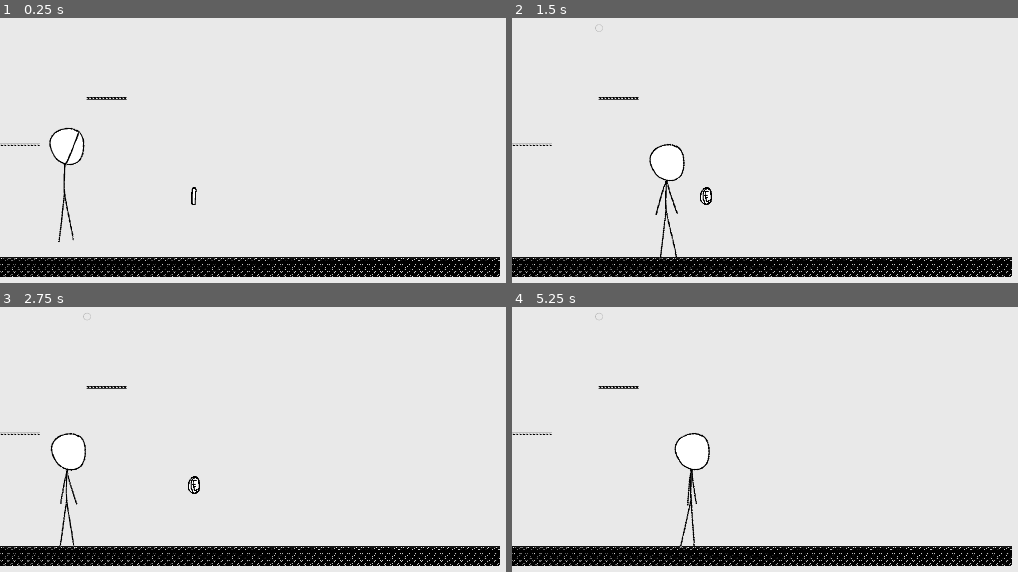
Above: before the commit, frames 1-4 (two rows, left to right).
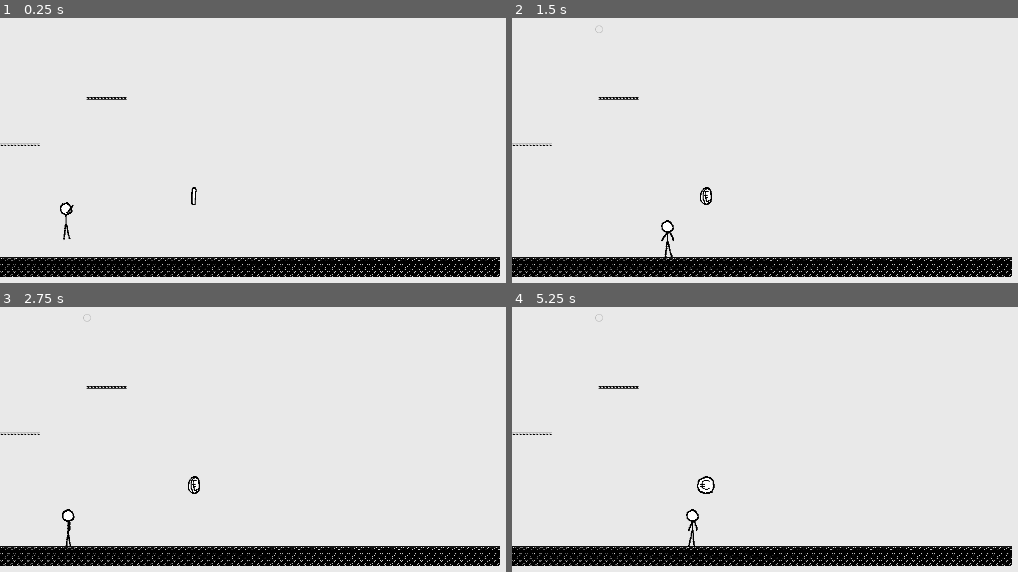
Above: after the commit, the same moments.

Repository: dennis-jung/ggj2025
Game: Godot game, scene res://scenes/tileset_test/game.tscn
Same seed, same stepped clock (60 frames per second), same inputs: the game is played once before the commit and once after it.
Inputs (mouse positions are in pixels of both pictures, inside the frame that each line leads up to):
- Up to frame 1 (0.25 s): no input
- Up to frame 2 (1.5 s): tap Enter (ui_accept) at 0.5, 0.77 s; move the mouse to (outside the picture) at 0.52 s; hold Right (ui_right) 0.53-1.25 s; tap B (create_bubble) at 0.6 s; click (outside the picture) at 0.67 s; drag from (749, 243) to (997, 232) at 1.27 s
- Up to frame 3 (2.75 s): move the mouse to (480, 413) at 2.02 s; hold Left (ui_left) from 2.03 s (still down); tap U at 2.1 s
- Up to frame 4 (5.25 s): release Left (ui_left) at 2.75 s; drag from (outside the picture) to (704, 484) at 2.77 s; move the mouse to (outside the picture) at 3.52 s; hold Right (ui_right) 3.53-4.25 s; tap Tab at 3.6 s; tap Enter (ui_accept) at 3.77 s; drag from (673, 444) to (997, 521) at 4.27 s; move the mouse to (952, 511) at 5.02 s; hold Right (ui_right) from 5.03 s (still down); tap O at 5.1 s; click (952, 511) at 5.17 s

The runs differ from the first frame. In frame 1, 0.5% of the frame differs, in the area x 9-17%, y 41-85%; in frame 2, 0.5%; in frame 3, 0.5%; in frame 4, 0.6%, in the area x 16-41%, y 2-91%.

Commit message:
updated sticky

Diff:
--- a/scenes/sticky/sticky.tscn
+++ b/scenes/sticky/sticky.tscn
@@ -1,15 +1,15 @@
 [gd_scene load_steps=14 format=3 uid="uid://dtpks5xx7tr3"]
 
-[ext_resource type="Texture2D" uid="uid://bfh1ggc2jrriq" path="res://scenes/sticky/sticky.png" id="1_ejckx"]
 [ext_resource type="Script" path="res://scenes/sticky/sticky.gd" id="1_xppfj"]
 [ext_resource type="Script" path="res://scripts/state_machine.gd" id="3_luuip"]
 [ext_resource type="Script" path="res://scenes/sticky/walking.gd" id="4_b1ufu"]
 [ext_resource type="Script" path="res://scenes/sticky/idle.gd" id="5_20xhb"]
+[ext_resource type="Texture2D" uid="uid://dsj2ignirnia2" path="res://scenes/sticky/stickyv2.png" id="6_ey2hv"]
 [ext_resource type="Script" path="res://scenes/sticky/falling.gd" id="6_fu2eg"]
 
 [sub_resource type="CapsuleShape2D" id="CapsuleShape2D_iowla"]
-radius = 28.0
-height = 268.0
+radius = 13.0
+height = 84.0
 
 [sub_resource type="Animation" id="Animation_m2bi7"]
 length = 0.001
@@ -418,7 +418,7 @@
 script = ExtResource("1_xppfj")
 
 [node name="CollisionShape2D" type="CollisionShape2D" parent="."]
-position = Vector2(8, -133)
+position = Vector2(8, -44)
 shape = SubResource("CapsuleShape2D_iowla")
 
 [node name="AnimationPlayer" type="AnimationPlayer" parent="."]
@@ -444,64 +444,63 @@
 script = ExtResource("6_fu2eg")
 
 [node name="polygons" type="Node2D" parent="."]
-position = Vector2(-63, -275)
+position = Vector2(-13, -89)
 
 [node name="arm_left" type="Polygon2D" parent="polygons"]
 position = Vector2(-1, -4)
-texture = ExtResource("1_ejckx")
+texture = ExtResource("6_ey2hv")
 skeleton = NodePath("../Skeleton2D")
-polygon = PackedVector2Array(73.8844, 97.5271, 68.4626, 95.7198, 69.5257, 106.457, 76.2233, 128.889, 93.0204, 176.729, 97.4855, 176.941, 99.0801, 173.965)
-uv = PackedVector2Array(73.8844, 97.5271, 68.4626, 95.7198, 69.5257, 106.457, 76.2233, 128.889, 93.0204, 176.729, 97.4855, 176.941, 99.0801, 173.965)
+polygon = PackedVector2Array(28.3426, 28.5663, 22.183, 28.8596, 22.5497, 31.9394, 29.8825, 43.8918, 33.2556, 53.7911, 38.2419, 53.8645, 37.8752, 41.8387)
+uv = PackedVector2Array(28.3426, 28.5663, 22.183, 28.8596, 22.5497, 31.9394, 29.8825, 43.8918, 33.2556, 53.7911, 38.2419, 53.8645, 37.8752, 41.8387)
 bones = ["hip", PackedFloat32Array(0, 0, 0, 0, 0, 0, 0), "hip/body", PackedFloat32Array(0, 0, 0, 0, 0, 0, 0), "hip/body …(552 unchanged characters)…
 
 [node name="head" type="Polygon2D" parent="polygons"]
-texture = ExtResource("1_ejckx")
+texture = ExtResource("6_ey2hv")
 skeleton = NodePath("../Skeleton2D")
-polygon = PackedVector2Array(92.0676, 5.43029, 67.0411, 4.72199, 44.8477, 11.805, 29.029, 39.9009, 38.7091, 75.0798, 57.1249, 93.7317, 87.5818, 100.342, 116.622, 84.7599, 122.052, 37.3038, 111.428, 9.44399)
-uv = PackedVector2Array(92.0676, 5.43029, 67.0411, 4.72199, 44.8477, 11.805, 29.029, 39.9009, 38.7091, 75.0798, 57.1249, 93.7317, 87.5818, 100.342, 116.622, 84.7599, 122.052, 37.3038, 111.428, 9.44399)
-bones = ["hip", PackedFloat32Array(0, 0, 0, 0, 0, 0, 0, 0, 0, 0), "hip/body", PackedFloat32Array(0, 0, 0, 0, 0, 0, 0, 0, 0, 0), "hip/body/head", PackedFloat32Array(1, 1, 1, 1, 1, 1, 1, 1, 1, 1), "hip/body/left_arm", PackedFloat32Array(0, 0, 0, 0, 0, 0, 0, 0, 0, 0), "hip/body/left_arm/hand", PackedFloat32Array(0, 0, 0, 0, 0, 0, 0, 0, 0, 0), "hip/body/right_arm", PackedFloat32Array(0, 0, 0, 0, 0, 0, 0, 0, 0, 0), "hip/body/right_arm/hand", PackedFloat32Array(0, 0, 0, 0, 0, 0, 0, 0, 0, 0), "hip/left_leg", PackedFloat32Array(0, 0, 0, 0, 0, 0, 0, 0, 0, 0), "hip/left_leg/Bone2D", PackedFloat32Array(0, 0, 0, 0, 0, 0, 0, 0, 0, 0), "hip/right_leg", PackedFloat32Array(0, 0, 0, 0, 0, 0, 0, 0, 0, 0), "hip/right_leg/Bone2D", PackedFloat32Array(0, 0, 0, 0, 0, 0, 0, 0, 0, 0)]
+polygon = PackedVector2Array(10.7736, 0.807006, 4.83401, 8.1398, 5.93394, 23.3187, 13.78, 28.6716, 35.4118, 28.3783, 45.8243, 17.7458, 34.8251, 1.90692, 27.0524, -2.19944)
+uv = PackedVector2Array(10.7736, 0.807006, 4.83401, 8.1398, 5.93394, 23.3187, 13.78, 28.6716, 35.4118, 28.3783, 45.8243, 17.7458, 34.8251, 1.90692, 27.0524, -2.19944)
+bones = ["hip", PackedFloat32Array(0, 0, 0, 0, 0, 0, 0, 0), "hip/body", PackedFloat32Array(0, 0, 0, 0, 0, 0, 0, 0), "hip/body/head", PackedFloat32Array(1, 1, 1, 1, 1, 1, 1, 1), "hip/body/left_arm", PackedFloat32Array(0, 0, 0, 0, 0, 0, 0, 0), "hip/body/left_arm/hand", PackedFloat32Array(0, 0, 0, 0, 0, 0, 0, 0), "hip/body/right_arm", PackedFloat32Array(0, 0, 0, 0, 0, 0, 0, 0), "hip/body/right_arm/hand", PackedFloat32Array(0, 0, 0, 0, 0, 0, 0, 0), "hip/left_leg", PackedFloat32Array(0, 0, 0, 0, 0, 0, 0, 0), "hip/left_leg/Bone2D", PackedFloat32Array(0, 0, 0, 0, 0, 0, 0, 0), "hip/right_leg", PackedFloat32Array(0, 0, 0, 0, 0, 0, 0, 0), "hip/right_leg/Bone2D", PackedFloat32Array(0, 0, 0, 0, 0, 0, 0, 0)]
 
 [node name="arm_right" type="Polygon2D" parent="polygons"]
 position = Vector2(2, -2)
-texture = ExtResource("1_ejckx")
+texture = ExtResource("6_ey2hv")
 skeleton = NodePath("../Skeleton2D")
-polygon = PackedVector2Array(61.3983, 92.7955, 67.1059, 94.2882, 64.9984, 103.508, 46.7342, 165.677, 41.5617, 180.605, 35.6785, 177.707)
-uv = PackedVector2Array(61.3983, 92.7955, 67.1059, 94.2882, 64.9984, 103.508, 46.7342, 165.677, 41.5617, 180.605, 35.6785, 177.707)
-bones = ["hip", PackedFloat32Array(0, 0, 0, 0, 0, 0), "hip/body", PackedFloat32Array(0, 0, 0, 0, 0, 0), "hip/body/head", PackedFloat32Array(0, 0, 0, 0, 0, 0), "hip/body/left_arm", PackedFloat32Array(0, 0, 0, 0, 0, 0), "hip/body/left_arm/hand", PackedFloat32Array(0, 0, 0, 0, 0, 0), "hip/body/right_arm", PackedFloat32Array(1, 1, 1, 1, 1, 1), "hip/body/right_arm/hand", PackedFloat32Array(0, 0, 0, 0, 0, 0), "hip/left_leg", PackedFloat32Array(0, 0, 0, 0, 0, 0), "hip/left_leg/Bone2D", PackedFloat32Array(0, 0, 0, 0, 0, 0), "hip/right_leg", PackedFloat32Array(0, 0, 0, 0, 0, 0), "hip/right_leg/Bone2D", PackedFloat32Array(0, 0, 0, 0, 0, 0)]
+polygon = PackedVector2Array(14.88, 28.9649, 19.7196, 29.8449, 17.9597, 35.3445, 9.30702, 49.0568, 7.25384, 52.2099, 1.53426, 52.0632, 1.46093, 46.9303)
+uv = PackedVector2Array(14.88, 28.9649, 19.7196, 29.8449, 17.9597, 35.3445, 9.30702, 49.0568, 7.25384, 52.2099, 1.53426, 52.0632, 1.46093, 46.9303)
+bones = ["hip", PackedFloat32Array(0, 0, 0, 0, 0, 0, 0), "hip/body", PackedFloat32Array(0, 0, 0, 0, 0, 0, 0), "hip/body/head", PackedFloat32Array(0, 0, 0, 0, 0, 0, 0), "hip/body/left_arm", PackedFloat32Array(0, 0, 0, 0, 0, 0, 0), "hip/body/left_arm/hand", PackedFloat32Array(0, 0, 0, 0, 0, 0, 0), "hip/body/right_arm", PackedFloat32Array(1, 1, 1, 1, 1, 1, 1), "hip/body/right_arm/hand", PackedFloat32Array(0, 0, 0, 0, 0, 0, 0), "hip/left_leg", PackedFloat32Array(0, 0, 0, 0, 0, 0, 0), "hip/left_leg/Bone2D", PackedFloat32Array(0, 0, 0, 0, 0, 0, 0), "hip/right_leg", PackedFloat32Array(0, 0, 0, 0, 0, 0, 0), "hip/right_leg/Bone2D", PackedFloat32Array(0, 0, 0, 0, 0, 0, 0)]
 
 [node name="torso" type="Polygon2D" parent="polygons"]
-texture = ExtResource("1_ejckx")
+texture = ExtResource("6_ey2hv")
 skeleton = NodePath("../Skeleton2D")
-polygon = PackedVector2Array(66.1635, 94.9238, 68.7308, 95.694, 70.5279, 167.706, 61.7992, 168.091)
-uv = PackedVector2Array(66.1635, 94.9238, 68.7308, 95.694, 70.5279, 167.706, 61.7992, 168.091)
-bones = ["hip", PackedFloat32Array(0, 0, 0, 0), "hip/body", PackedFloat32Array(1, 1, 1, 1), "hip/body/head", PackedFloat32Array(0, 0, 0, 0), "hip/body/left_arm", PackedFloat32Array(0, 0, 0, 0), "hip/body/left_arm/hand", PackedFloat32Array(0, 0, 0, 0), "hip/body/right_arm", PackedFloat32Array(0, 0, 0, 0), "hip/body/right_arm/hand", PackedFloat32Array(0, 0, 0, 0), "hip/left_leg", PackedFloat32Array(0, 0, 0, 0), "hip/left_leg/Bone2D", PackedFloat32Array(0, 0, 0, 0), "hip/right_leg", PackedFloat32Array(0, 0, 0, 0), "hip/right_leg/Bone2D", PackedFloat32Array(0, 0, 0, 0)]
+polygon = PackedVector2Array(18.473, 28.6716, 20.5262, 27.4251, 22.4327, 28.8916, 23.0193, 50.23, 20.4529, 58.6628, 18.8397, 52.5032)
+uv = PackedVector2Array(18.473, 28.6716, 20.5262, 27.4251, 22.4327, 28.8916, 23.0193, 50.23, 20.4529, 58.6628, 18.8397, 52.5032)
+bones = ["hip", PackedFloat32Array(1, 1, 1, 1, 1, 1), "hip/body", PackedFloat32Array(0, 0, 0, 0, 0, 0), "hip/body/head", PackedFloat32Array(0, 0, 0, 0, 0, 0), "hip/body/left_arm", PackedFloat32Array(0, 0, 0, 0, 0, 0), "hip/body/left_arm/hand", PackedFloat32Array(0, 0, 0, 0, 0, 0), "hip/body/right_arm", PackedFloat32Array(0, 0, 0, 0, 0, 0), "hip/body/right_arm/hand", PackedFloat32Array(0, 0, 0, 0, 0, 0), "hip/left_leg", PackedFloat32Array(0, 0, 0, 0, 0, 0), "hip/left_leg/Bone2D", PackedFloat32Array(0, 0, 0, 0, 0, 0), "hip/right_leg", PackedFloat32Array(0, 0, 0, 0, 0, 0), "hip/right_leg/Bone2D", PackedFloat32Array(0, 0, 0, 0, 0, 0)]
 
 [node name="left_leg" type="Polygon2D" parent="polygons"]
 position = Vector2(-1, -6)
-texture = ExtResource("1_ejckx")
+texture = ExtResource("6_ey2hv")
 skeleton = NodePath("../Skeleton2D")
-polygon = PackedVector2Array(71.6561, 164.546, 66.845, 179.37, 88.6898, 282.612, 96.8816, 282.352)
-uv = PackedVector2Array(71.6561, 164.546, 66.845, 179.37, 88.6898, 282.612, 96.8816, 282.352)
-bones = ["hip", PackedFloat32Array(0, 0, 0, 0), "hip/body", PackedFloat32Array(0, 0, 0, 0), "hip/body/head", PackedFloat32Array(0, 0, 0, 0), "hip/body/left_arm", PackedFloat32Array(0, 0, 0, 0), "hip/body/left_arm/hand", PackedFloat32Array(0, 0, 0, 0), "hip/body/right_arm", PackedFloat32Array(0, 0, 0, 0), "hip/body/right_arm/hand", PackedFloat32Array(0, 0, 0, 0), "hip/left_leg", PackedFloat32Array(1, 1, 1, 1), "hip/left_leg/Bone2D", PackedFloat32Array(0, 0, 0, 0), "hip/right_leg", PackedFloat32Array(0, 0, 0, 0), "hip/right_leg/Bone2D", PackedFloat32Array(0, 0, 0, 0)]
+polygon = PackedVector2Array(24.1926, 50.5234, 20.5262, 61.2292, 22.6527, 75.8215, 27.3457, 90.9271, 29.0322, 91.9537, 35.7051, 92.1736, 35.0451, 86.0874)
+uv = PackedVector2Array(24.1926, 50.5234, 20.5262, 61.2292, 22.6527, 75.8215, 27.3457, 90.9271, 29.0322, 91.9537, 35.7051, 92.1736, 35.0451, 86.0874)
+bones = ["hip", PackedFloat32Array(0, 0, 0, 0, 0, 0, 0), "hip/body", PackedFloat32Array(0, 0, 0, 0, 0, 0, 0), "hip/body/head", PackedFloat32Array(0, 0, 0, 0, 0, 0, 0), "hip/body/left_arm", PackedFloat32Array(0, 0, 0, 0, 0, 0, 0), "hip/body/left_arm/hand", PackedFloat32Array(0, 0, 0, 0, 0, 0, 0), "hip/body/right_arm", PackedFloat32Array(0, 0, 0, 0, 0, 0, 0), "hip/body/right_arm/hand", PackedFloat32Array(0, 0, 0, 0, 0, 0, 0), "hip/left_leg", PackedFloat32Array(1, 1, 1, 1, 1, 1, 1), "hip/left_leg/Bone2D", PackedFloat32Array(0, 0, 0, 0, 0, 0, 0), "hip/right_leg", PackedFloat32Array(0, 0, 0, 0, 0, 0, 0), "hip/right_leg/Bone2D", PackedFloat32Array(0, 0, 0, 0, 0, 0, 0)]
 
 [node name="right_leg" type="Polygon2D" parent="polygons"]
 position = Vector2(0, -5)
-texture = ExtResource("1_ejckx")
+texture = ExtResource("6_ey2hv")
 skeleton = NodePath("../Skeleton2D")
-polygon = PackedVector2Array(63.2052, 164.124, 67.452, 178.919, 34.162, 283.584, 26.9012, 278.927)
-uv = PackedVector2Array(63.2052, 164.124, 67.452, 178.919, 34.162, 283.584, 26.9012, 278.927)
-bones = ["hip", PackedFloat32Array(0, 0, 0, 0), "hip/body", PackedFloat32Array(0, 0, 0, 0), "hip/body/head", PackedFloat32Array(0, 0, 0, 0), "hip/body/left_arm", PackedFloat32Array(0, 0, 0, 0), "hip/body/left_arm/hand", PackedFloat32Array(0, 0, 0, 0), "hip/body/right_arm", PackedFloat32Array(0, 0, 0, 0), "hip/body/right_arm/hand", PackedFloat32Array(0, 0, 0, 0), "hip/left_leg", PackedFloat32Array(0, 0, 0, 0), "hip/left_leg/Bone2D", PackedFloat32Array(0, 0, 0, 0), "hip/right_leg", PackedFloat32Array(1, 1, 1, 1), "hip/right_leg/Bone2D", PackedFloat32Array(0, 0, 0, 0)]
+polygon = PackedVector2Array(17.7397, 51.4033, 20.8195, 60.5693, 12.3868, 91.5137, 5.93394, 92.247, 4.76069, 90.1205)
+uv = PackedVector2Array(17.7397, 51.4033, 20.8195, 60.5693, 12.3868, 91.5137, 5.93394, 92.247, 4.76069, 90.1205)
+bones = ["hip", PackedFloat32Array(0, 0, 0, 0, 0), "hip/body", PackedFloat32Array(0, 0, 0, 0, 0), "hip/body/head", PackedFloat32Array(0, 0, 0, 0, 0), "hip/body/left_arm", PackedFloat32Array(0, 0, 0, 0, 0), "hip/body/left_arm/hand", PackedFloat32Array(0, 0, 0, 0, 0), "hip/body/right_arm", PackedFloat32Array(0, 0, 0, 0, 0), "hip/body/right_arm/hand", PackedFloat32Array(0, 0, 0, 0, 0), "hip/left_leg", PackedFloat32Array(0, 0, 0, 0, 0), "hip/left_leg/Bone2D", PackedFloat32Array(0, 0, 0, 0, 0), "hip/right_leg", PackedFloat32Array(1, 1, 1, 1, 1), "hip/right_leg/Bone2D", PackedFloat32Array(0, 0, 0, 0, 0)]
 
 [node name="Skeleton2D" type="Skeleton2D" parent="polygons"]
-visible = false
 
 [node name="hip" type="Bone2D" parent="polygons/Skeleton2D"]
-position = Vector2(67, 166)
-rest = Transform2D(1, 0, 0, 1, 67, 166)
+position = Vector2(20, 50)
+rest = Transform2D(1, 0, 0, 1, 20, 50)
 
 [node name="body" type="Bone2D" parent="polygons/Skeleton2D/hip"]
-position = Vector2(1, -72)
-rest = Transform2D(1, 0, 0, 1, 1, -72)
+position = Vector2(1, -24)
+rest = Transform2D(1, 0, 0, 1, 1, -24)
 
 [node name="head" type="Bone2D" parent="polygons/Skeleton2D/hip/body"]
 position = Vector2(0, -3)
@@ -511,26 +510,26 @@
 rest = Transform2D(1, 0, 0, 1, 0, 0)
 
 [node name="hand" type="Bone2D" parent="polygons/Skeleton2D/hip/body/left_arm"]
-position = Vector2(27, 78)
-rest = Transform2D(1, 0, 0, 1, 27, 78)
+position = Vector2(15, 21)
+rest = Transform2D(1, 0, 0, 1, 15, 21)
 
 [node name="right_arm" type="Bone2D" parent="polygons/Skeleton2D/hip/body"]
 rest = Transform2D(1, 0, 0, 1, 0, 0)
 
 [node name="hand" type="Bone2D" parent="polygons/Skeleton2D/hip/body/right_arm"]
-position = Vector2(-26, 80)
-rest = Transform2D(1, 0, 0, 1, -26, 80)
+position = Vector2(-14, 21)
+rest = Transform2D(1, 0, 0, 1, -14, 21)
 
 [node name="left_leg" type="Bone2D" parent="polygons/Skeleton2D/hip"]
 rest = Transform2D(1, 0, 0, 1, 0, 0)
 
 [node name="Bone2D" type="Bone2D" parent="polygons/Skeleton2D/hip/left_leg"]
-position = Vector2(24, 108)
-rest = Transform2D(1, 0, 0, 1, 24, 108)
+position = Vector2(11, 36)
+rest = Transform2D(1, 0, 0, 1, 11, 36)
 
 [node name="right_leg" type="Bone2D" parent="polygons/Skeleton2D/hip"]
 rest = Transform2D(1, 0, 0, 1, 0, 0)
 
 [node name="Bone2D" type="Bone2D" parent="polygons/Skeleton2D/hip/right_leg"]
-position = Vector2(-35, 107)
-rest = Transform2D(1, 0, 0, 1, -35, 107)
+position = Vector2(-12, 35)
+rest = Transform2D(1, 0, 0, 1, -12, 35)
Renamed: assets/img/stickyv2.png -> scenes/sticky/stickyv2.png
Not shown, changed: scenes/sticky/stickyv2.png.import
